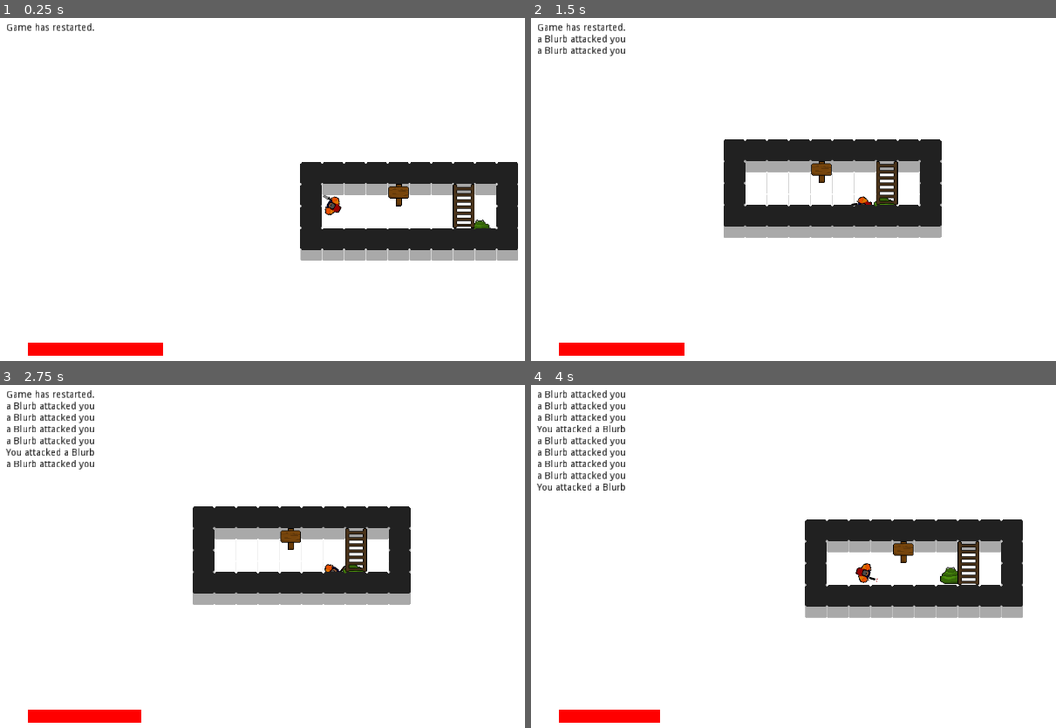
Above: before the commit, frames 1-4 (two rows, left to right).
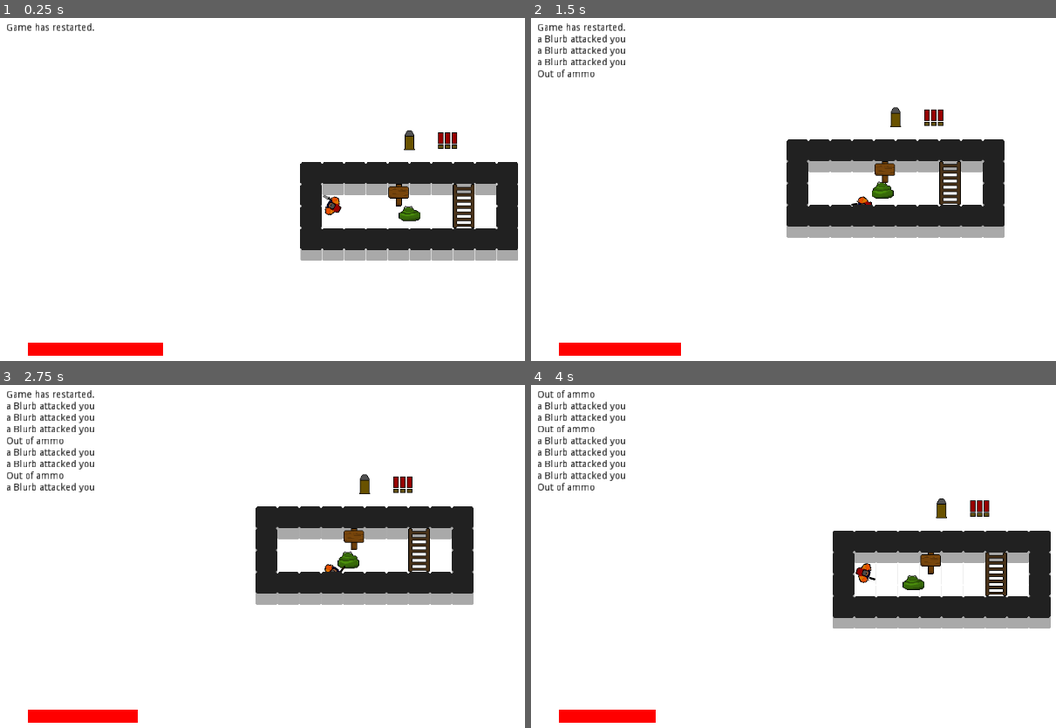
Above: after the commit, the same moments.

Repository: MilanFIN/Project2
Game: Godot game, scene res://Game.tscn
Same seed, same stepped clock (60 frames per second), same inputs: the game is played once before the commit and once after it.
Inputs (mouse positions are in pixels of both pictures, inside the frame that each line leads up to):
- Up to frame 1 (0.25 s): no input
- Up to frame 2 (1.5 s): move the mouse to (1019, 186) at 0.52 s; hold D (move_right) 0.53-1.28 s; hold 1 (melee) 0.53-1.28 s; click (1019, 186) at 0.67 s; move the mouse to (725, 227) at 1.27 s; hold S (move_down) from 1.28 s (still down); tap 2 (pistol) at 1.35 s; click (725, 227) at 1.42 s
- Up to frame 3 (2.75 s): move the mouse to (404, 484) at 2.02 s; release S (move_down) at 2.03 s; hold D (move_right) from 2.03 s (still down); hold 3 (shotgun) from 2.03 s (still down); click (404, 484) at 2.17 s
- Up to frame 4 (4 s): move the mouse to (830, 655) at 2.77 s; release D (move_right) at 2.78 s; release 3 (shotgun) at 2.78 s; hold W (move_up) 2.78-3.53 s; tap 1 (melee) at 2.85 s; click (830, 655) at 2.92 s; move the mouse to (outside the picture) at 3.52 s; hold A (move_left) from 3.53 s (still down); hold 2 (pistol) from 3.53 s (still down); click (outside the picture) at 3.67 s

The runs differ from the first frame. In frame 1, 0.5% of the frame differs, in the area x 75-94%, y 32-62%; in frame 2, 8.2%; in frame 3, 8.6%; in frame 4, 12%, in the area x 1-100%, y 1-99%.

Commit message:
ammo drops from enemies

Diff:
--- a/actors/Blurb.tscn
+++ b/actors/Blurb.tscn
@@ -35,4 +35,5 @@
 [node name="Sprite" type="AnimatedSprite" parent="."]
 frames = SubResource( 4 )
 animation = "Blurb"
+frame = 1
 playing = true
--- /dev/null
+++ b/actors/Bullets.tscn
@@ -0,0 +1,21 @@
+[gd_scene load_steps=4 format=2]
+
+[ext_resource path="res://graphics/entities/bullets.png" type="Texture" id=1]
+[ext_resource path="res://scripts/Ammo.gd" type="Script" id=2]
+
+[sub_resource type="CircleShape2D" id=1]
+radius = 16.0
+
+[node name="Bullets" type="Area2D"]
+collision_layer = 0
+collision_mask = 2
+script = ExtResource( 2 )
+ammoType = 1
+ammoAmount = 10
+
+[node name="CollisionShape2D" type="CollisionShape2D" parent="."]
+shape = SubResource( 1 )
+
+[node name="bullets" type="Sprite" parent="."]
+texture = ExtResource( 1 )
+[connection signal="body_entered" from="." to="." method="_on_Ammo_body_entered"]
--- a/actors/Infosign.tscn
+++ b/actors/Infosign.tscn
@@ -7,7 +7,7 @@
 radius = 16.0
 
 [node name="Infosign" type="KinematicBody2D"]
-collision_layer = 4
+collision_layer = 8
 script = ExtResource( 2 )
 
 [node name="Sprite" type="Sprite" parent="."]
--- a/actors/Ladder.tscn
+++ b/actors/Ladder.tscn
@@ -7,7 +7,7 @@
 extents = Vector2( 16, 32 )
 
 [node name="Ladder" type="KinematicBody2D"]
-collision_layer = 8
+collision_layer = 9
 script = ExtResource( 1 )
 
 [node name="CollisionShape2D" type="CollisionShape2D" parent="."]
--- a/actors/Player.tscn
+++ b/actors/Player.tscn
@@ -6,25 +6,25 @@
 [ext_resource path="res://actors/Knife.tscn" type="PackedScene" id=6]
 [ext_resource path="res://actors/Pistol.tscn" type="PackedScene" id=7]
 
-[sub_resource type="CircleShape2D" id=8]
+[sub_resource type="CircleShape2D" id=1]
 radius = 16.0
 
 [node name="Player" type="KinematicBody2D"]
 collision_layer = 2
-collision_mask = 13
+collision_mask = 5
 script = ExtResource( 2 )
 
 [node name="ActRay" type="RayCast2D" parent="."]
 enabled = true
 cast_to = Vector2( -24, 0 )
-collision_mask = 4
+collision_mask = 8
 
 [node name="player" type="Sprite" parent="."]
 texture = ExtResource( 1 )
 
 [node name="CollisionShape2D" type="CollisionShape2D" parent="."]
 scale = Vector2( 0.9, 0.9 )
-shape = SubResource( 8 )
+shape = SubResource( 1 )
 
 [node name="Camera2D" type="Camera2D" parent="."]
 current = true
--- /dev/null
+++ b/actors/Shells.tscn
@@ -0,0 +1,21 @@
+[gd_scene load_steps=4 format=2]
+
+[ext_resource path="res://graphics/entities/shells.png" type="Texture" id=1]
+[ext_resource path="res://scripts/Ammo.gd" type="Script" id=2]
+
+[sub_resource type="CircleShape2D" id=1]
+radius = 16.0
+
+[node name="Shells" type="Area2D"]
+collision_layer = 0
+collision_mask = 2
+script = ExtResource( 2 )
+ammoType = 2
+ammoAmount = 5
+
+[node name="shells" type="Sprite" parent="."]
+texture = ExtResource( 1 )
+
+[node name="CollisionShape2D" type="CollisionShape2D" parent="."]
+shape = SubResource( 1 )
+[connection signal="body_entered" from="." to="." method="_on_Ammo_body_entered"]
--- a/actors/Shotgun.tscn
+++ b/actors/Shotgun.tscn
@@ -23,6 +23,7 @@
 
 [node name="Shotgun" type="Node2D"]
 script = ExtResource( 2 )
+delay = 1000
 
 [node name="Sprite" type="AnimatedSprite" parent="."]
 position = Vector2( -16, -8 )
--- a/levels/Level1.tscn
+++ b/levels/Level1.tscn
@@ -6,6 +6,8 @@
 [ext_resource path="res://actors/Ladder.tscn" type="PackedScene" id=4]
 [ext_resource path="res://tilesets/OverlayTileset1.tres" type="TileSet" id=5]
 [ext_resource path="res://actors/Infosign.tscn" type="PackedScene" id=6]
+[ext_resource path="res://actors/Shells.tscn" type="PackedScene" id=7]
+[ext_resource path="res://actors/Bullets.tscn" type="PackedScene" id=8]
 
 [node name="Level" type="Node2D"]
 script = ExtResource( 2 )
@@ -28,8 +30,15 @@
 format = 1
 tile_data = PoolIntArray( -1, 0, 0, -65536, 0, 0, -65535, 0, 0, -65534, 0, 0, -65533, 0, 0, -65532, 0, 0, -65531, 0, 0, …(232 unchanged characters)…
 
+[node name="Shells" parent="." instance=ExtResource( 7 )]
+position = Vector2( 184, -80 )
+
+[node name="Bullets" parent="Shells" instance=ExtResource( 8 )]
+position = Vector2( -56, 0 )
+
 [node name="Blurb" parent="." instance=ExtResource( 3 )]
-position = Vector2( 240, 48 )
+position = Vector2( 136, 24 )
+drop = "Bullets"
 
 [node name="Ladder" parent="." instance=ExtResource( 4 )]
 position = Vector2( 208, 32 )
--- /dev/null
+++ b/scripts/Ammo.gd
@@ -0,0 +1,22 @@
+extends Area2D
+
+
+# Declare member variables here. Examples:
+# var a: int = 2
+# var b: String = "text"
+export var ammoType = 0
+export var ammoAmount = 0
+var messageBox
+# Called when the node enters the scene tree for the first time.
+func _ready() -> void:
+	messageBox = get_tree().get_root().get_node("Game/HUD/Messages")
+	pass # Replace with function body.
+
+
+func _on_Ammo_body_entered(body: Node) -> void:
+	var player = get_tree().get_root().get_node("Game/Player")
+	messageBox.showMessage("Picked up some ammo")
+	player.addAmmo(ammoType, ammoAmount)
+
+	queue_free()
+	pass # Replace with function body.
--- a/scripts/Enemy.gd
+++ b/scripts/Enemy.gd
@@ -3,7 +3,7 @@
 
 export var speed = 30
 export var hp = 3
-
+export var drop = ""
 
 
 var velocity = Vector2.ZERO
@@ -65,6 +65,11 @@
 
 	if (hp <= 0):
 		message = "The " +name+" died"
+
+		if (drop != ""):
+			var dropFile = load("res://actors/"+drop+".tscn")
+			var dropNode = dropFile.instance()
+			get_parent().add_child(dropNode)
 		queue_free()
 	else:
 		message = "You attacked a " + name
--- a/scripts/Knife.gd
+++ b/scripts/Knife.gd
@@ -8,10 +8,10 @@
 
 # Called when the node enters the scene tree for the first time.
 func _ready() -> void:
+	ammo = -1
 	pass # Replace with function body.
 
 func fire():
-	reduceAmmo()
 	get_node("Sprite").frame = 0
 	get_node("Sprite").play()
 	if (get_node("fireRay").is_colliding()):
--- a/scripts/Player.gd
+++ b/scripts/Player.gd
@@ -96,24 +96,22 @@
 	currentWeapon = weap
 
 func primaryAction():
+	if (OS.get_ticks_msec() - timeSinceLastAct > actDelay):
+		actDelay = weapons[currentWeapon].getDelay()
+		timeSinceLastAct = OS.get_ticks_msec()
+		if (weapons[currentWeapon].hasAmmo()):
+			weapons[currentWeapon].fire()
+		else:
+			outOfAmmo()
 
-
-	if (OS.get_ticks_msec() - timeSinceLastAct > actDelay):
-		timeSinceLastAct = OS.get_ticks_msec()
-		weapons[currentWeapon].fire()
-	"""
-		if (weaponVisibility[0]):
-			useMelee()
-		if (weaponVisibility[1]):
-			shootPistol()
-		if (weaponVisibility[2]):
-			shootShotgun()
-	"""
 
 
 func outOfAmmo():
-	print("out of ammo")
+	messageBox.showMessage("Out of ammo")
 
+
+func addAmmo(weaponIndex, amount):
+	weapons[weaponIndex].addAmmo(amount)
 
 func checkAlive():
 	if (hp <= 0):
--- a/scripts/Shotgun.gd
+++ b/scripts/Shotgun.gd
@@ -11,6 +11,7 @@
 	pass # Replace with function body.
 
 func fire():
+	reduceAmmo()
 	get_node("Sprite").frame = 0
 	get_node("Sprite").play()
 	for i in range(1,6):
--- a/scripts/Weapon.gd
+++ b/scripts/Weapon.gd
@@ -2,7 +2,7 @@
 class_name Weapon
 
 var ammo = 0
-
+export var delay = 333 #ms
 
 # Called when the node enters the scene tree for the first time.
 func _ready() -> void:
@@ -18,6 +18,9 @@
 func addAmmo(amount):
 	ammo += amount
 
+func getDelay():
+	return delay
+
 func fire():
 	pass
 
Binary file added: graphics/entities/bullets.png
Not shown, added: graphics/entities/bullets.png.import
Binary file added: graphics/entities/shells.png
Not shown, added: graphics/entities/shells.png.import
Not shown: 1 places in levels/Level1.tscn that only renumber resources
